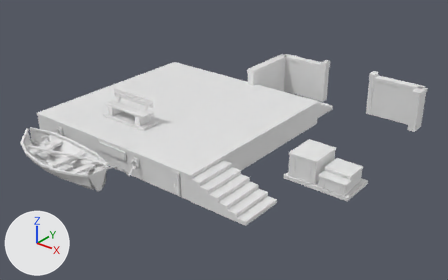
The OBJ model assets/tts/lowwater-parish-dig-r2/yard-ferry.obj, before and after one commit.
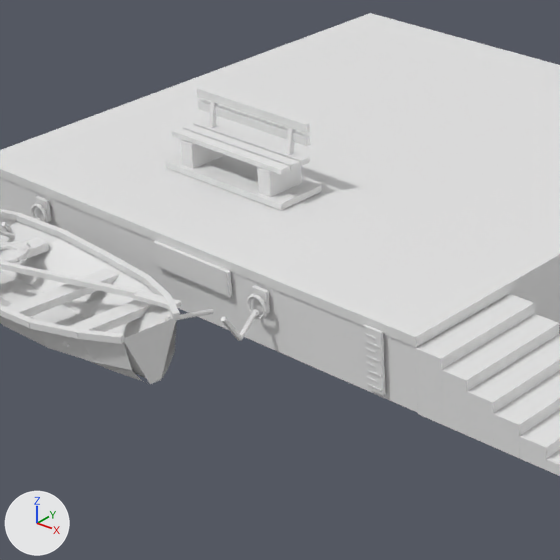
Each version appears first whole from a 50 mm lens placed at (12.42, -14.85, 9.49), pointed at (0.46, 0.1, 0.22), and next in a close-up on the part from 10% to 54% of the width and 20% to 90% of the height. Lighting does not change. The marker at lower left points along +X, +Y and +Z. The last two pictures show the newer version. Where no turn or scale is listed for an object, it has been applied to the vertices.

The first close-up shows 'yard-ferry'.
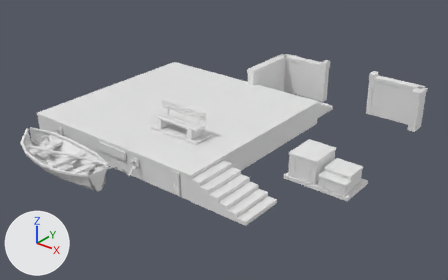
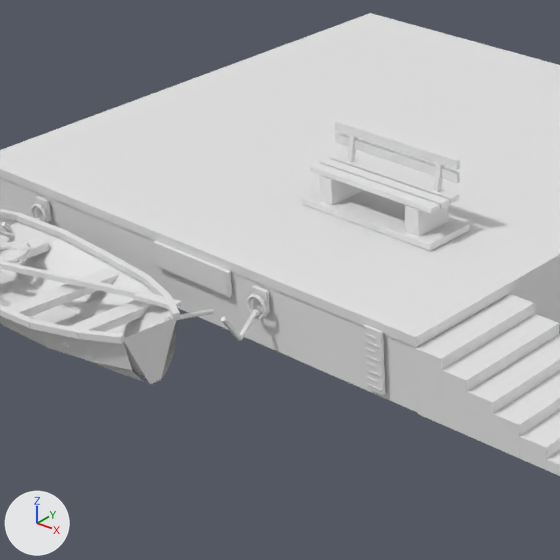
Changed parts and their boxes (x1, y1, x2, y2) in the close-ups (560 x 560 px; the box of a moved part takes in the faces that stretch with it):
part 1 of me_yard_ferry, moved or reshaped: before (166, 140, 321, 210); after (302, 175, 469, 251)
part 2 of me_yard_ferry, moved or reshaped (mostly hidden): before (208, 102, 218, 128); after (347, 135, 357, 163)
part 3 of me_yard_ferry, moved or reshaped (mostly hidden): before (286, 127, 296, 155); after (433, 163, 444, 192)
part 4 of me_yard_ferry, moved or reshaped: before (193, 120, 310, 166); after (330, 154, 459, 204)
part 5 of me_yard_ferry, moved or reshaped: before (182, 124, 300, 170); after (320, 158, 450, 209)
part 6 of me_yard_ferry, moved or reshaped: before (172, 128, 290, 175); after (310, 163, 440, 214)
part 7 of me_yard_ferry, moved or reshaped: before (198, 100, 311, 146); after (335, 133, 460, 183)
part 8 of me_yard_ferry, moved or reshaped: before (197, 87, 310, 133); after (335, 120, 460, 170)

The change, as a diff of the scene's bpy script:
```diff
--- a/assets/tts/lowwater-parish-dig-r2/yard-ferry.obj.py
+++ b/assets/tts/lowwater-parish-dig-r2/yard-ferry.obj.py
@@ me_yard_ferry @@
 me_yard_ferry.from_pydata(...)  # 1875 vertices, 2960 faces; spans x -5.13..5.55, y -5.37..6.0, z 0.0..1.77
 # used by ob_yard_ferry; location = (0.0, 0.0, 0.0)
+# me_yard_ferry part 1: the loose piece of 32 vertices spanning x -3.1..-1.15, y -2.11..-1.45, z 0.9..1.29 is moved by (2.02, 0.28, 0.0)
+# me_yard_ferry part 2: the loose piece of 8 vertices spanning x -2.81..-2.75, y -1.68..-1.51, z 1.24..1.71 is moved by (2.02, 0.28, 0.0)
+# me_yard_ferry part 3: the loose piece of 8 vertices spanning x -1.5..-1.44, y -1.68..-1.51, z 1.24..1.71 is moved by (2.02, 0.28, 0.0)
+# me_yard_ferry part 4: the loose piece of 8 vertices spanning x -3.05..-1.21, y -1.69..-1.55, z 1.3..1.36 is moved by (2.02, 0.28, 0.0)
+# me_yard_ferry part 5: the loose piece of 8 vertices spanning x -3.05..-1.21, y -1.86..-1.72, z 1.3..1.36 is moved by (2.02, 0.28, 0.0)
+# me_yard_ferry part 6: the loose piece of 8 vertices spanning x -3.05..-1.21, y -2.02..-1.88, z 1.3..1.36 is moved by (2.02, 0.28, 0.0)
+# me_yard_ferry part 7: the loose piece of 8 vertices spanning x -3.05..-1.21, y -1.58..-1.53, z 1.51..1.61 is moved by (2.02, 0.28, 0.0)
+# me_yard_ferry part 8: the loose piece of 8 vertices spanning x -3.05..-1.21, y -1.58..-1.53, z 1.67..1.77 is moved by (2.02, 0.28, 0.0)
```
